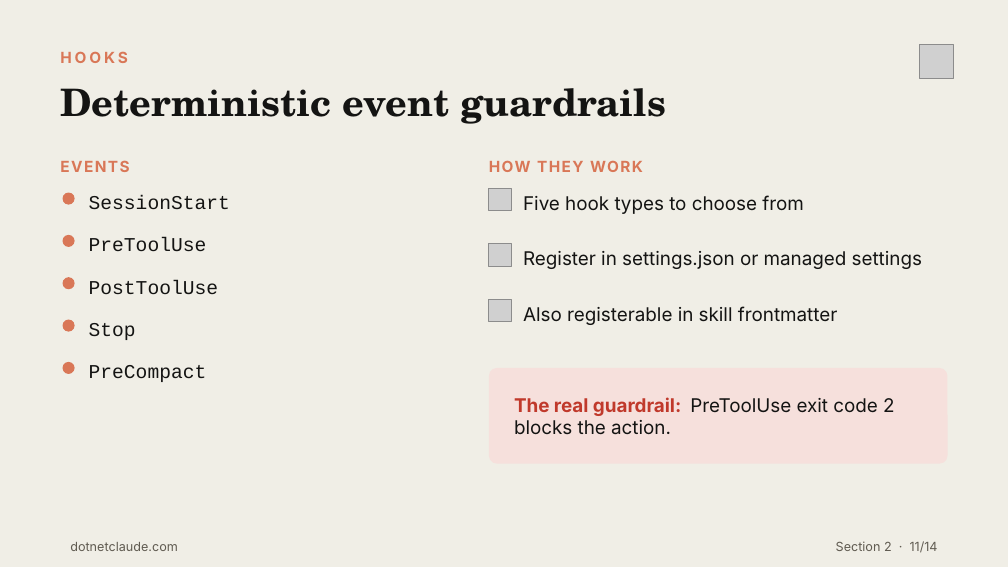
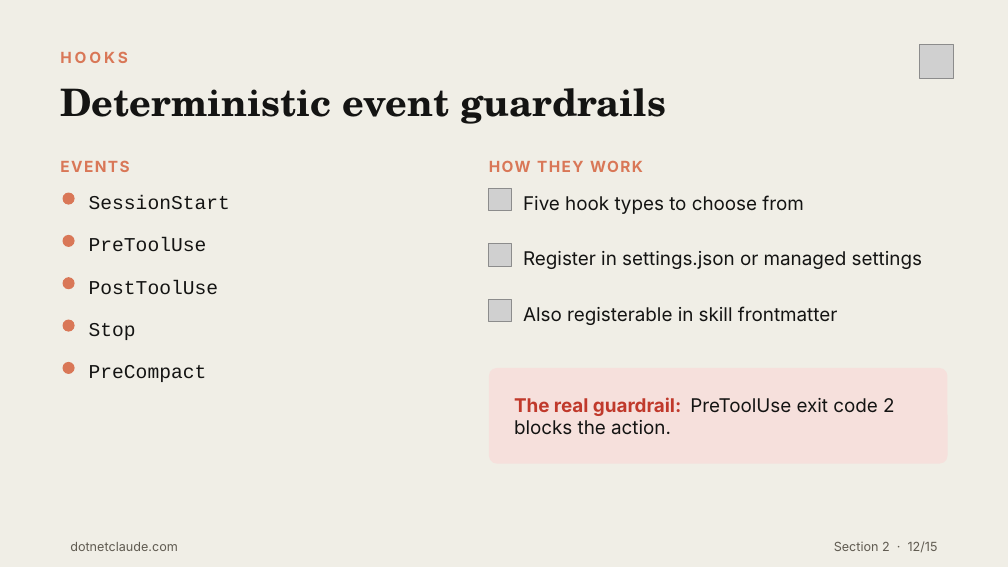
Before and after one commit to cwoodruff/dotnet-claude-workshop-content, a slide deck: slide 12 of decks/Day 1/Section2-Steering-Claude-Code.pptx (slide 11 before the commit). Drawn at 1008x567 pixels with LibreOffice and Linux fonts; fonts in the diff are those of the drawing; grey boxes stand for pictures. Boxes give left, top, right and bottom in pixels: in the first picture for what was removed or moved away, otherwise in the second. Text is boxed around its words. In the diff, an @@ line names an element or a change of style, - is before the commit and + after.

```diff
--- a/decks/Day 1/Section2-Steering-Claude-Code.pptx
+++ b/decks/Day 1/Section2-Steering-Claude-Code.pptx
@@ text at bbox=[834, 541, 938, 552]: text changed @@
-Section 2 · 11/14
+Section 2 · 12/15
```
Also in this commit, not shown: 12 other slides changed, 1 slide added, 53 other files.
